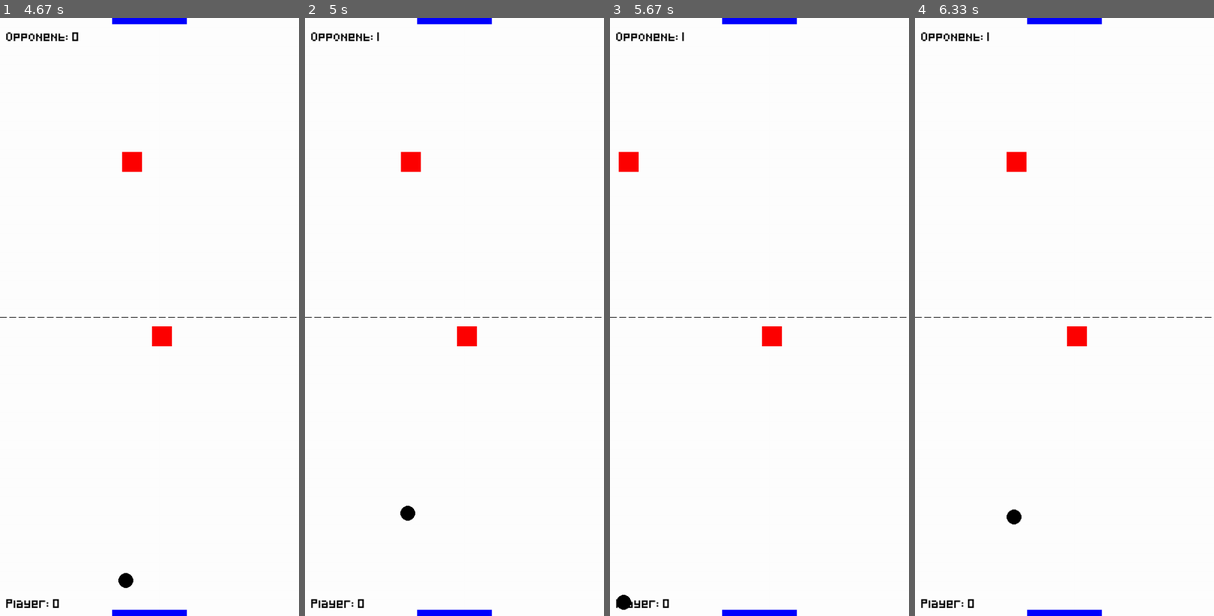
Above: before the commit, frames 1-4 (left to right).
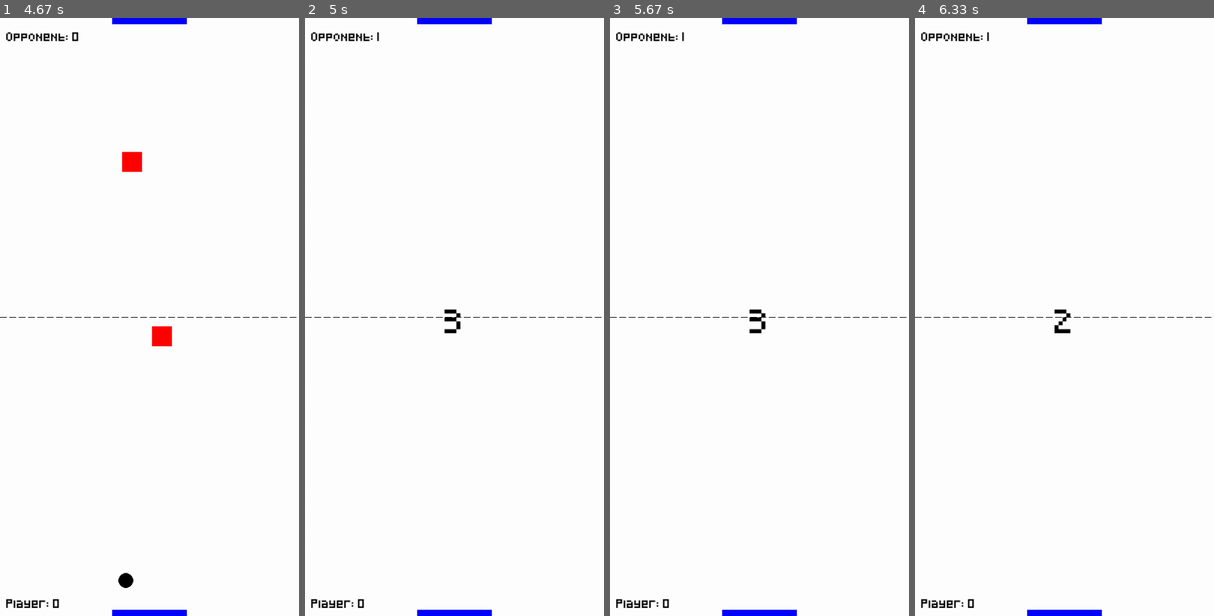
Above: after the commit, the same moments.

Repository: nintanuki/pygame-air-hockey
Game: pygame game, started from main.py
Two runs of this game, one before a commit and one after it. Both use one fixed random seed, a clock stepped at 60 frames per second and the inputs below.
Inputs (mouse positions are in pixels of both pictures, inside the frame that each line leads up to):
- Up to frame 1 (4.67 s): click (149, 317) at 0.38 s; click (203, 149) at 0.72 s; click (38, 215) at 1.05 s; click (146, 430) at 1.38 s; click (119, 287) at 1.72 s; click (161, 430) at 2.05 s; click (92, 299) at 2.38 s; click (80, 257) at 2.72 s; click (44, 155) at 3.05 s; click (236, 454) at 3.38 s; click (173, 418) at 3.72 s; click (113, 221) at 4.05 s; click (161, 334) at 4.38 s
- Up to frame 2 (5 s): no input
- Up to frame 3 (5.67 s): no input
- Up to frame 4 (6.33 s): no input

Frame 1 is identical in both runs. In frame 2, 0.7% of the frame differs, in the area x 31-58%, y 22-85%; in frame 3, 0.7%; in frame 4, 0.7%.

Commit message:
Add countdown timer

Diff:
--- a/main.py
+++ b/main.py
@@ -36,6 +36,14 @@
         self.player_score = 0
         self.opponent_score = 0
 
+        # Fonts
+        self.score_font = pygame.font.Font('Pixeled.ttf', 12)
+        self.countdown_font = pygame.font.Font('Pixeled.ttf', 32)
+
+        # Countdown state
+        self.countdown = 0  # Time remaining in countdown (in frames)
+
+
         # Used later to prevent the puck from getting "stuck" in the opponent (it does not work)
         self.collision_cooldown = 0
 
@@ -133,18 +141,21 @@
         """Check if the puck has entered a goal."""
         if self.puck.colliderect(self.player_goal):
             self.opponent_score += 1
-            self.reset_puck()
+            self.start_countdown()
             self.audio.channel_2.play(self.audio.score_sound)
         elif self.puck.colliderect(self.opponent_goal):
             self.player_score += 1
-            self.reset_puck()
+            self.start_countdown()
             self.audio.channel_2.play(self.audio.score_sound)
+
+    def start_countdown(self):
+        """Start the countdown timer."""
+        self.countdown = 4 * FRAMERATE  # 3 seconds in frames
 
     def display_scores(self):
         """Display the scores on the screen."""
-        font = pygame.font.Font('Pixeled.ttf', 12)
-        player_score_text = font.render(f"Player: {self.player_score}", True, BLACK) # looks better with anti-aliasing?
-        opponent_score_text = font.render(f"Opponent: {self.opponent_score}", True, BLACK)
+        player_score_text = self.score_font.render(f"Player: {self.player_score}", True, BLACK) # looks better with anti-aliasing?
+        opponent_score_text = self.score_font.render(f"Opponent: {self.opponent_score}", True, BLACK)
         self.screen.blit(player_score_text, (10, SCREEN_HEIGHT - 40))
         self.screen.blit(opponent_score_text, (10, 10))
 
@@ -168,6 +179,28 @@
                 if event.type == pygame.QUIT:
                     pygame.quit()
                     sys.exit()
+
+            # Countdown logic
+            if self.countdown > 0:
+                self.countdown -= 1
+                self.screen.fill(WHITE)
+                self.draw_dotted_line()
+                pygame.draw.rect(self.screen, BLUE, self.player_goal)
+                pygame.draw.rect(self.screen, BLUE, self.opponent_goal)
+                self.display_scores()
+
+                # Display countdown text
+                countdown_number = max(1, self.countdown // FRAMERATE)
+                countdown_text = self.countdown_font.render(str(countdown_number), True, BLACK)
+                text_rect = countdown_text.get_rect(center=(SCREEN_WIDTH / 2, SCREEN_HEIGHT / 2))
+                self.screen.blit(countdown_text, text_rect)
+
+                if self.countdown == 0:
+                    self.reset_puck()  # Reset puck when countdown ends
+
+                pygame.display.flip()
+                self.clock.tick(FRAMERATE)
+                continue
 
             # Get mouse position
             mouse_x, mouse_y = pygame.mouse.get_pos()
